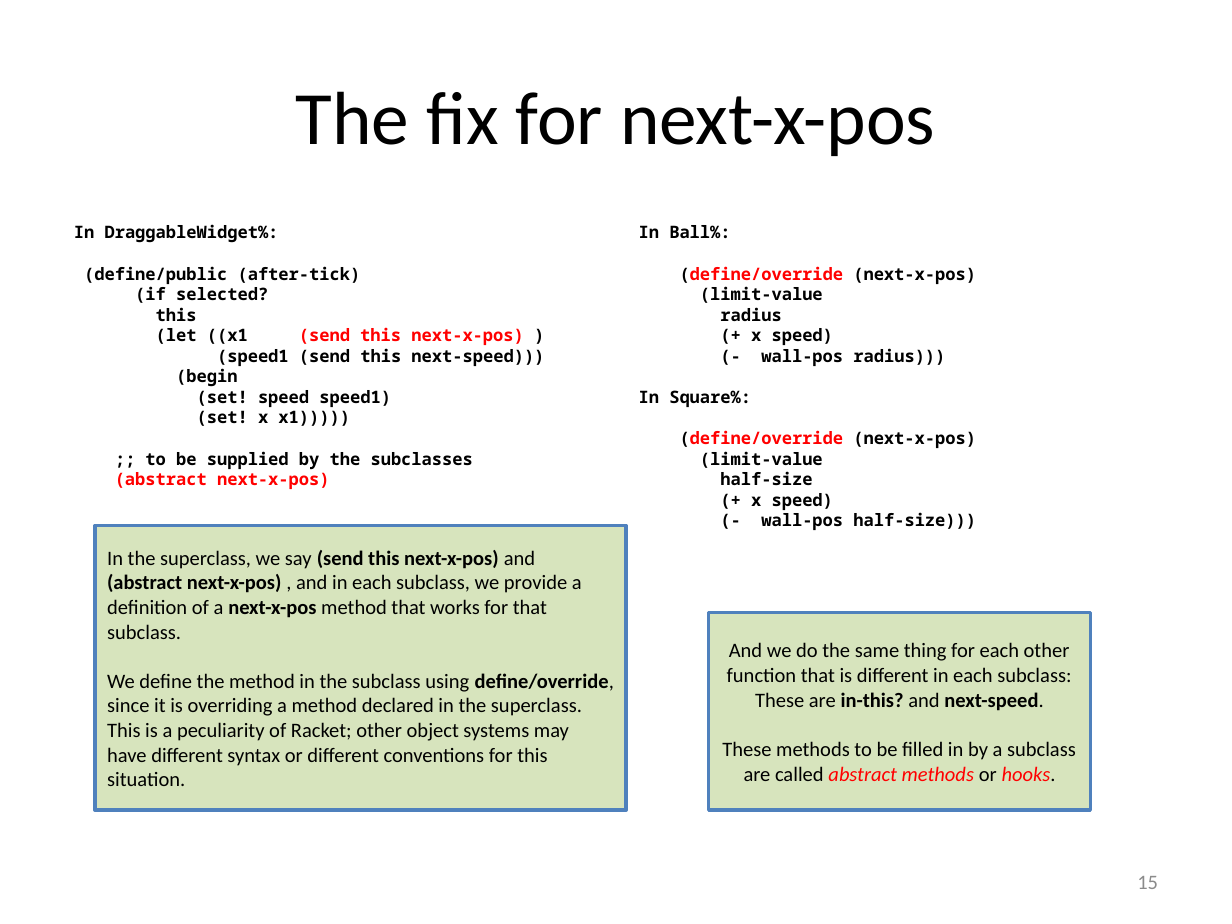
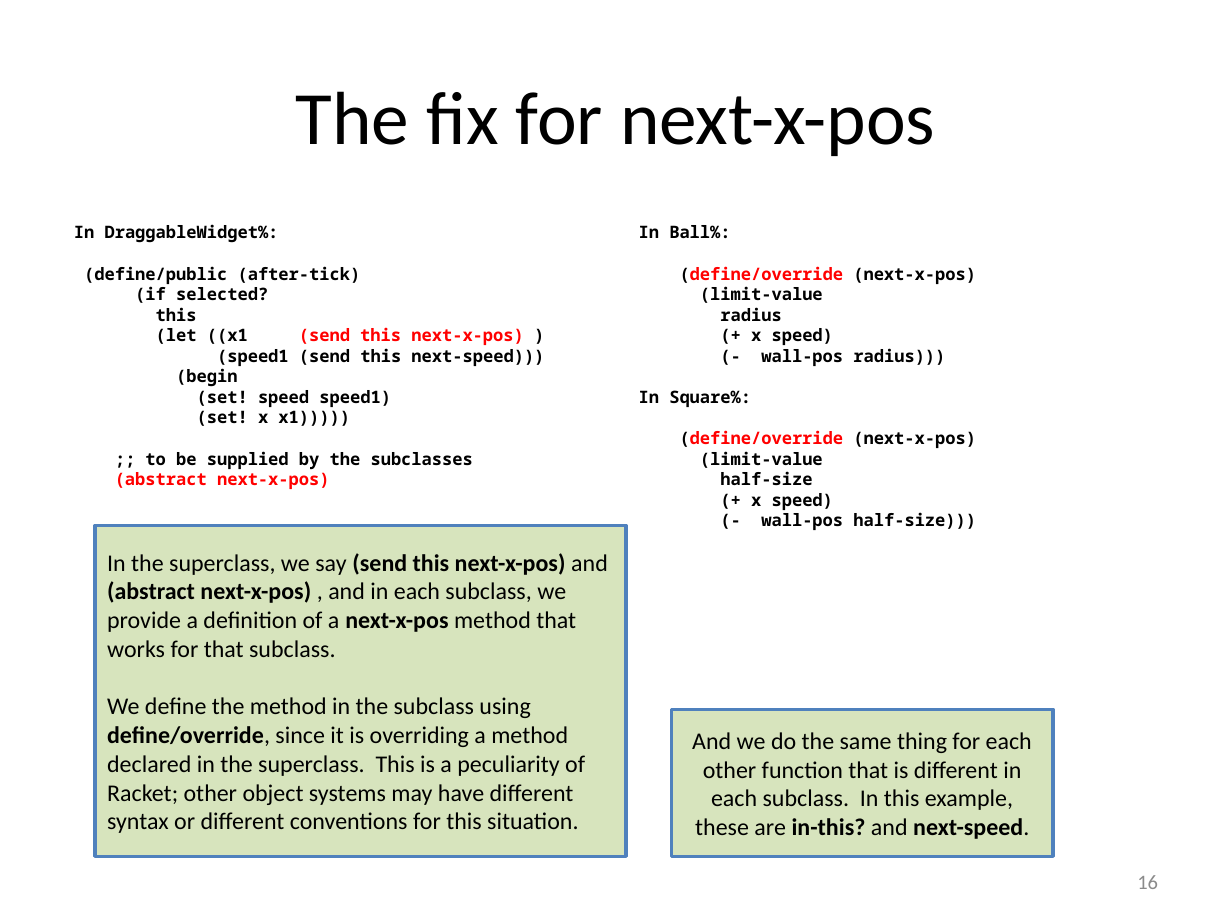
Before and after one commit to mwand/cs5010f16, a slide deck: slide 16 of Slides/Lesson 11.2 Using Inheritance to Share Implementations.pptx (slide 15 before the commit). Drawn at 1232x924 pixels with LibreOffice and Linux fonts; fonts in the diff are those of the drawing. Boxes give left, top, right and bottom in pixels: in the first picture for what was removed or moved away, otherwise in the second. Text is boxed around its words. In the diff, an @@ line names an element or a change of style, - is before the commit and + after.

```diff
--- a/Slides/Lesson 11.2 Using Inheritance to Share Implementations.pptx
+++ b/Slides/Lesson 11.2 Using Inheritance to Share Implementations.pptx
@@ rectangle "In the superclass, we say ...": place and size @@
-rectangle "In the superclass, we say ..." at bbox=[95, 526, 626, 811]
+rectangle "In the superclass, we say ..." at bbox=[95, 526, 626, 857]
@@ rectangle "In the superclass, we say ..." at bbox=[95, 526, 626, 857]: size 12 to 14 pt @@
@@ rectangle "And we do the same ...": place and size @@
-rectangle "And we do the same ..." at bbox=[708, 612, 1090, 809]
+rectangle "And we do the same ..." at bbox=[671, 710, 1053, 856]
@@ text in rectangle at bbox=[692, 732, 1032, 839]: text changed; size 12 to 14 pt @@
-And we do the same thing for each other function that is different in each subclass:
-These are in-this? and next-speed.
-These methods to be filled in by a subclass are called abstract methods or hooks.
+And we do the same thing for each other function that is different in each subclass. In this example,
+these are in-this? and next-speed.
@@ page number at bbox=[1137, 875, 1158, 889]: text changed @@
-15
+16
```
Also in this commit, not shown: 8 other slides changed, 1 slide added, 4 other files.
